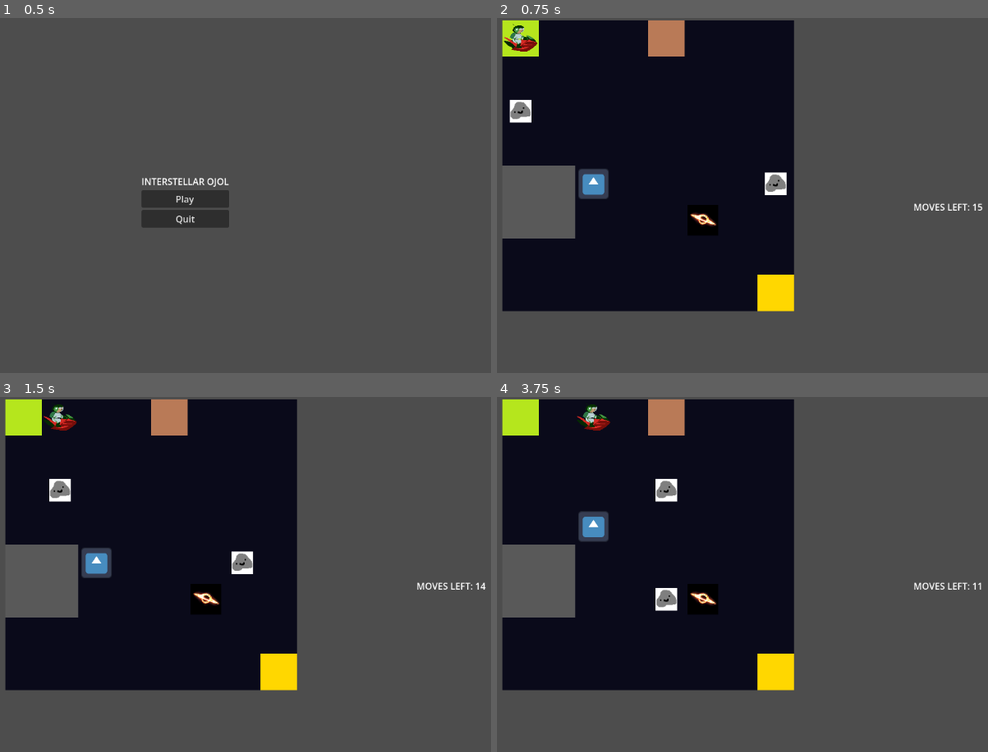
Above: before the commit, frames 1-4 (two rows, left to right).
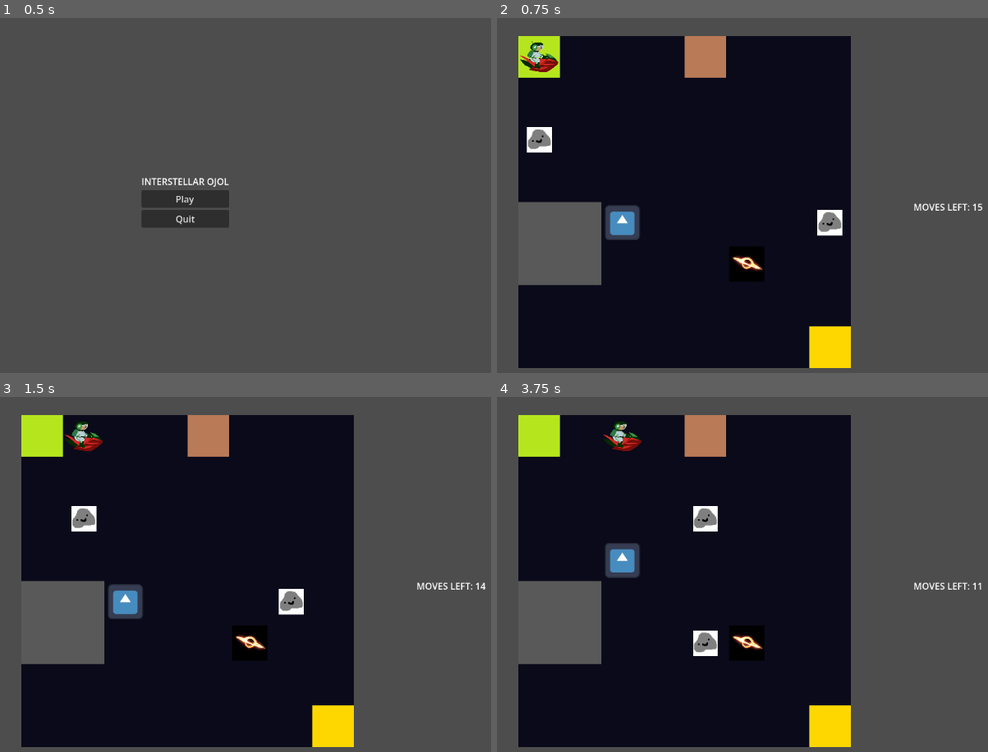
Above: after the commit, the same moments.

Repository: XilefEel/gameseed-2026
Game: Godot game, scene res://scenes/MainMenu.tscn
The game is run twice, just before and just after one commit, with the same random seed, the same clock (stepped at 60 frames per second) and the same inputs. The engine's default icon, where the game draws it, is replaced by a stand-in: a white triangle on a blue panel in a dark square.
Inputs:
- Up to frame 1 (0.5 s): no input
- Up to frame 2 (0.75 s): click "Play" at 0.5 s
- Up to frame 3 (1.5 s): tap Enter at 1.25 s; hold Right (ui_right) from 1.28 s (still down); hold Shift from 1.28 s (still down)
- Up to frame 4 (3.75 s): tap Space at 2, 3.5 s; release Right (ui_right) at 2.03 s; release Shift at 2.03 s; hold Down (ui_down) 2.03-2.78 s; tap Shift at 2.1, 3.6 s; tap Enter at 2.75 s; hold Right (ui_right) 2.78-3.53 s; hold Shift 2.78-3.53 s; hold Up (ui_up) from 3.53 s (still down)

Frame 1 is identical in both runs. In frame 2, 35% of the frame differs, in the area x 1-73%, y 0-99%; in frame 3, 35%; in frame 4, 35%.

Commit message:
updated camera to fit the grid

Diff:
--- a/scenes/Game.tscn
+++ b/scenes/Game.tscn
@@ -7,6 +7,7 @@
 [ext_resource type="Texture2D" uid="uid://wyx8olo8tifw" path="res://assets/ojol.png" id="5_3xj3m"]
 [ext_resource type="Script" uid="uid://b4ohq4qldkrjm" path="res://scripts/player/player_hazards.gd" id="6_qy1jj"]
 [ext_resource type="Script" uid="uid://baqb4knnr630g" path="res://scripts/player/player_movement.gd" id="7_3xj3m"]
+[ext_resource type="Script" uid="uid://pv7kbvkt0f0u" path="res://scripts/camera.gd" id="8_400sg"]
 
 [sub_resource type="TileSetAtlasSource" id="TileSetAtlasSource_2rd6h"]
 texture = ExtResource("2_aug50")
@@ -51,6 +52,7 @@
 [node name="Camera2D" type="Camera2D" parent="." unique_id=801784990]
 position = Vector2(80, 80)
 zoom = Vector2(4, 4)
+script = ExtResource("8_400sg")
 
 [node name="UI" type="CanvasLayer" parent="." unique_id=1107248740]
 
--- /dev/null
+++ b/scripts/camera.gd
@@ -0,0 +1,19 @@
+class_name Camera
+extends Camera2D
+
+
+func _ready() -> void:
+	pass # Replace with function body.
+
+
+func setup_camera(grid_size: int) -> void:
+	var grid_pixel_size = grid_size * 16
+	position = Vector2(grid_pixel_size / 2.0, grid_pixel_size / 2.0)
+
+	var viewport_size = get_viewport().get_visible_rect().size
+
+	var zoom_x = viewport_size.x / grid_pixel_size
+	var zoom_y = viewport_size.y / grid_pixel_size
+	var zoom_level = min(zoom_x, zoom_y) * 0.9
+
+	zoom = Vector2(zoom_level, zoom_level)
--- a/scripts/menu/grid.gd
+++ b/scripts/menu/grid.gd
@@ -1,5 +1,7 @@
 class_name Grid
 extends TileMapLayer
+
+@onready var camera: Camera2D = $"../Camera2D"
 
 signal grid_ready
 
@@ -23,6 +25,7 @@
 	clear()
 	LevelLoader.load_level("res://levels/level_01.json", self)
 	draw_grid()
+	camera.setup_camera(size)
 	# add_portal_pair(Vector2i(1, 1), Vector2i.RIGHT, Vector2i(6, 5), Vector2i.UP)
 	# add_portal_pair(Vector2i(7, 2), Vector2i.RIGHT, Vector2i(0, 7), Vector2i.UP)
 
--- a/scripts/player/player_movement.gd
+++ b/scripts/player/player_movement.gd
@@ -46,11 +46,12 @@
 		await hazards.game_over()
 		return
 
-	if not try_consume_move():
-		return
-
 	if grid.is_end_cell(player.current_cell):
 		await hazards.win()
+		return
+
+	if not try_consume_move():
+		return
 
 	if player.moves_left <= 0:
 		await hazards.game_over()
@@ -163,11 +164,12 @@
 
 	hazards.step_asteroids()
 
-	if not try_consume_move():
-		return
-
 	if grid.is_end_cell(player.current_cell):
 		await hazards.win()
+		return
+
+	if not try_consume_move():
+		return
 
 	if player.moves_left <= 0:
 		await hazards.game_over()
Not shown, added: scripts/camera.gd.uid
